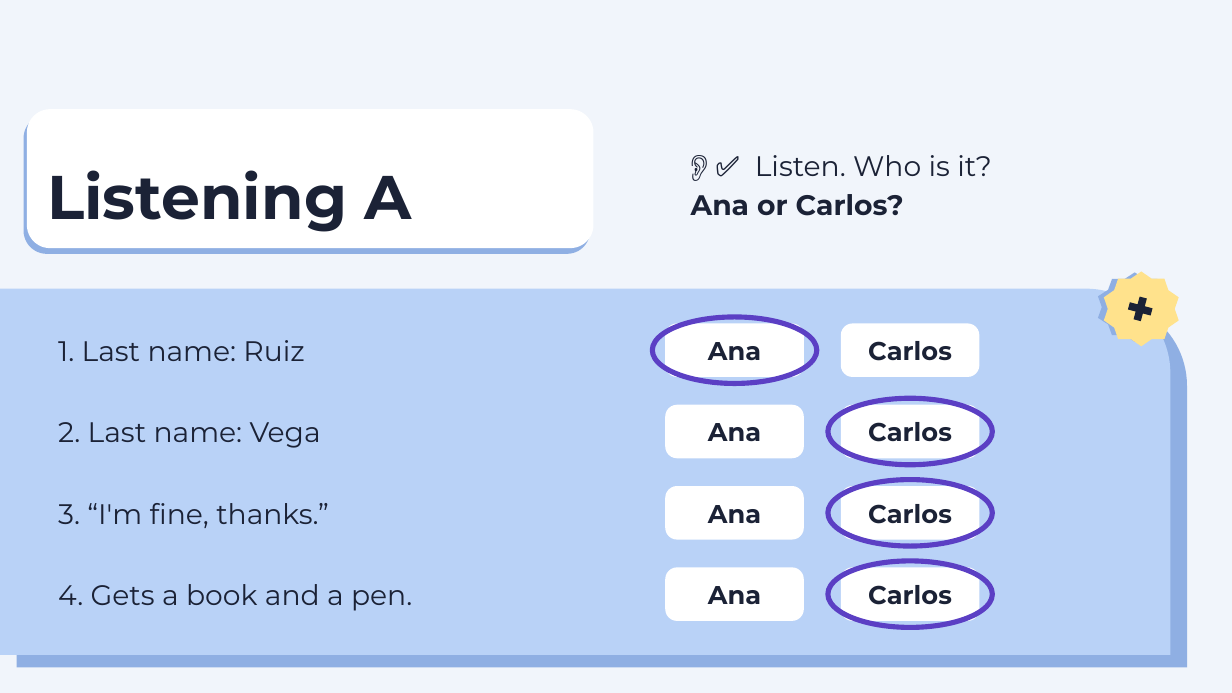
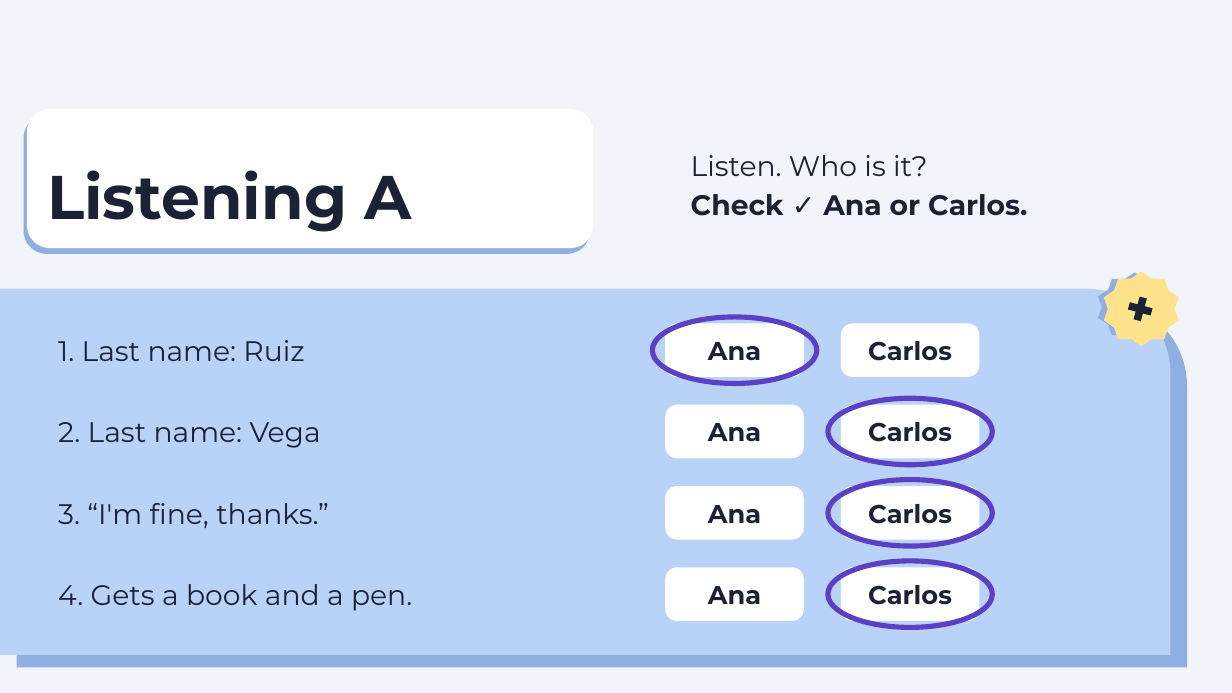
Before and after one commit to sdpursley/ESL-Curriculum, a slide deck: slide 9 of level1/slides/Level1_Lesson1_Slides.pptx. Drawn at 1232x693 pixels with LibreOffice and Linux fonts; fonts in the diff are those of the drawing. Boxes give left, top, right and bottom in pixels: in the first picture for what was removed or moved away, otherwise in the second. Text is boxed around its words. In the diff, an @@ line names an element or a change of style, - is before the commit and + after.

```diff
--- a/level1/slides/Level1_Lesson1_Slides.pptx
+++ b/level1/slides/Level1_Lesson1_Slides.pptx
@@ text at [691,155,1027,216]: text changed; bold on @@
-👂 ✅ Listen. Who is it?
-Ana or Carlos?
+Listen. Who is it?
+Check ✓ Ana or Carlos.
```
Also in this commit, not shown: 12 other slides changed, 2 other files.
